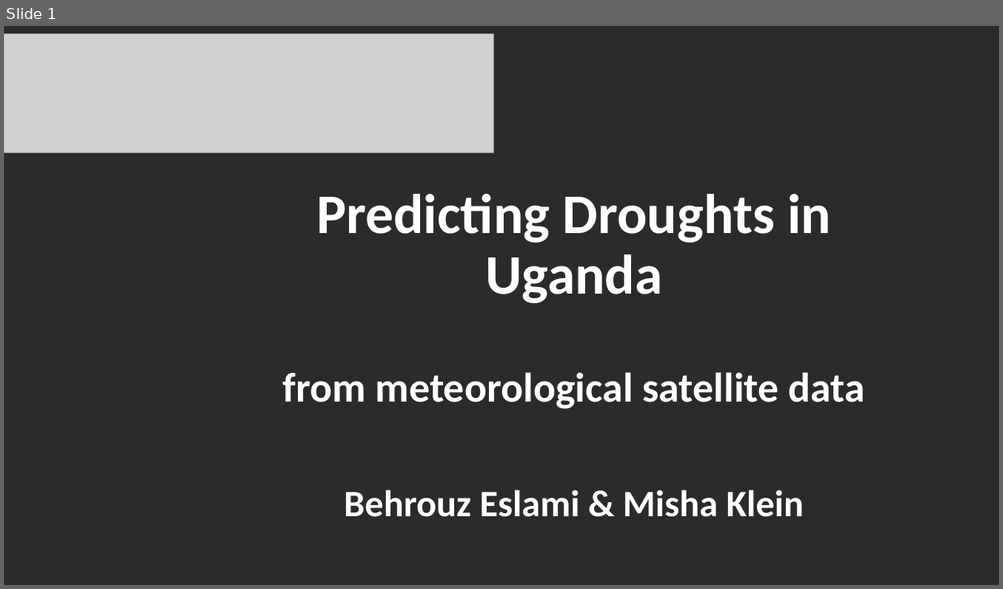
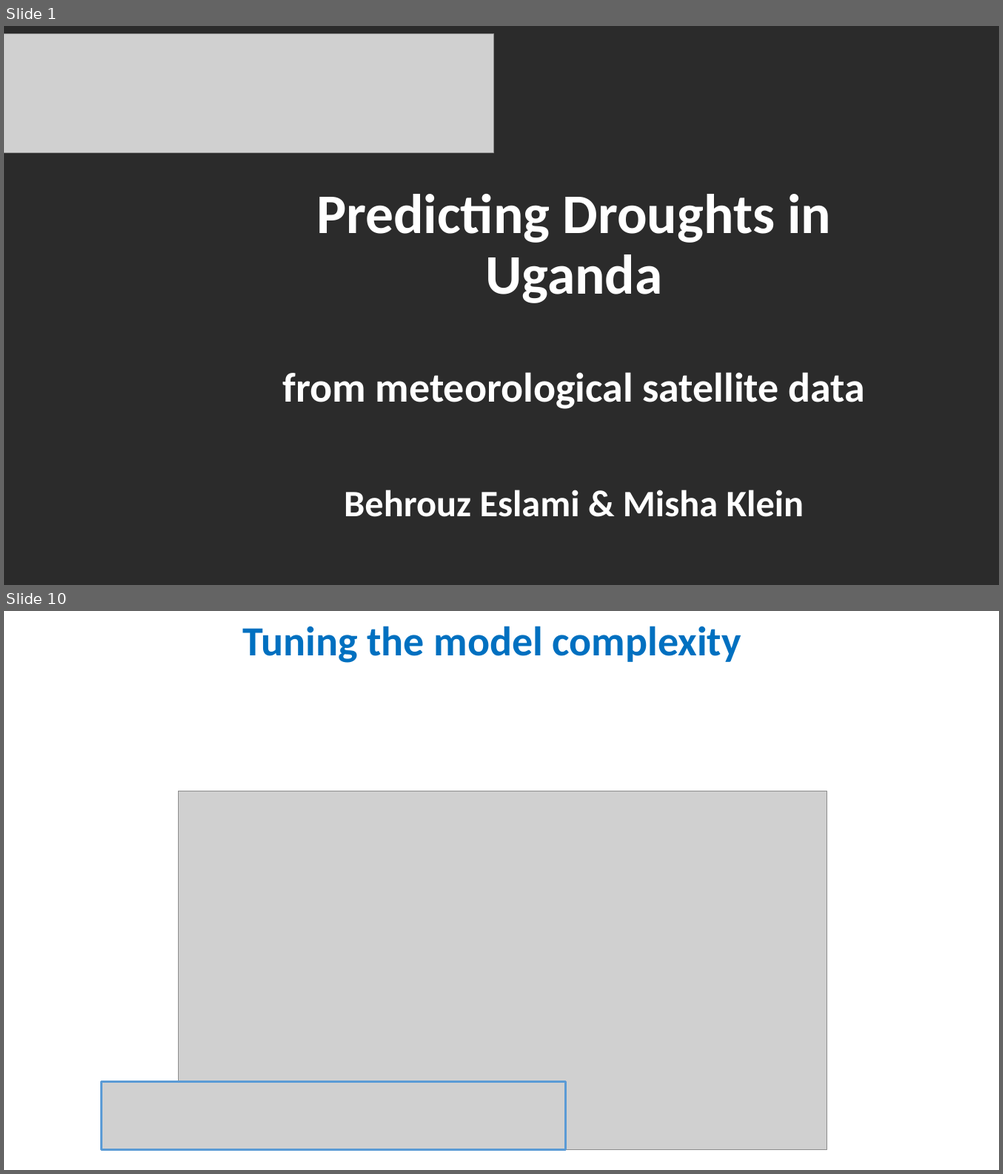
Before and after one commit to rodekruis/IBF-model, a slide deck: drought/skill-assessment/Model Event Data/Presentation/Model_event_data_Uganda.pptx. Shown one above the other, each under a label of ours: slide 1 before the commit, slides 1 and 10 after it; the slides between them are not shown. The pictures are 1003x589 and 1003x1174 pixels, drawn with LibreOffice and Linux fonts; fonts in the diff are those of the drawing; grey boxes stand for pictures; background and template pictures are left out; a plain dark background stands for a picture behind light text. Boxes give left, top, right and bottom in pixels: in the first picture for what was removed or moved away, otherwise in the second. Text is boxed around its words. In the diff, an @@ line names an element or a change of style, - is before the commit and + after.

```diff
--- a/drought/skill-assessment/Model Event Data/Presentation/Model_event_data_Uganda.pptx
+++ b/drought/skill-assessment/Model Event Data/Presentation/Model_event_data_Uganda.pptx
@@ slide 10 added at [4,611,999,1170], background #FFFFFF @@
@@ title added at [243,626,741,663], 40 pt, text #0070C0, bold @@
+Tuning the model complexity
@@ picture added at [179,792,826,1150] @@
@@ picture added at [102,1082,566,1150] @@
```
Also in this commit, not shown: 6 slides changed, 19 other slides added, 1 slide removed, 19 other files.
